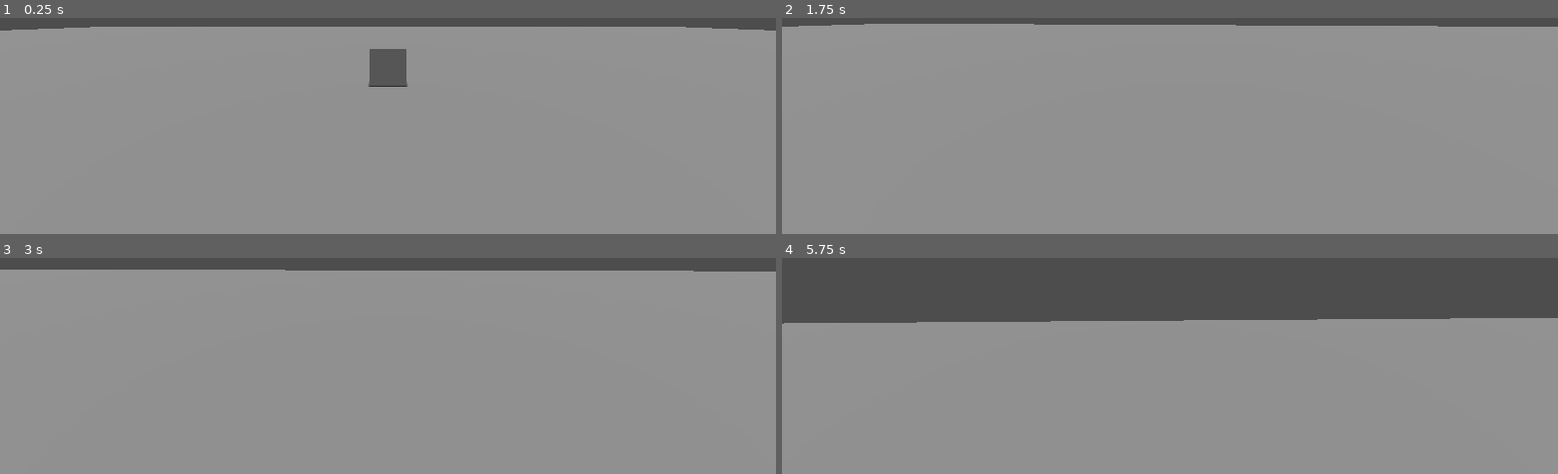
Above: before the commit, frames 1-4 (two rows, left to right).
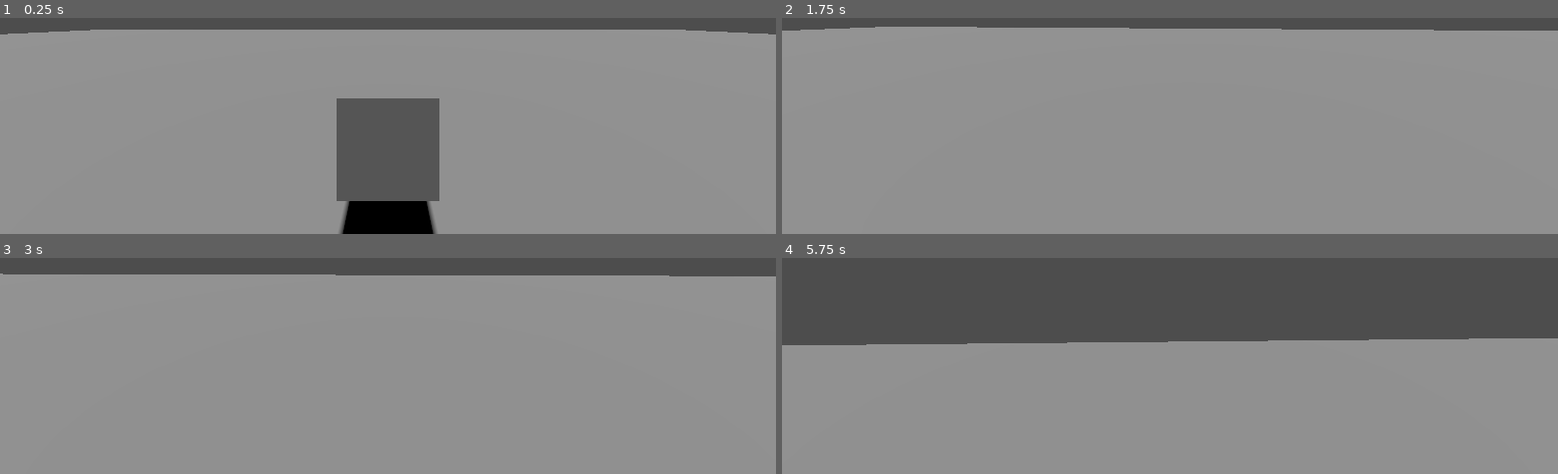
Above: after the commit, the same moments.

Repository: novialriptide/truck_inspection
Game: Godot game, scene res://scene/inspection.tscn
Same seed, same stepped clock (60 frames per second), same inputs: the game is played once before the commit and once after it.
Inputs (mouse positions are in pixels of both pictures, inside the frame that each line leads up to):
- Up to frame 1 (0.25 s): no input
- Up to frame 2 (1.75 s): move the mouse to (outside the picture) at 0.52 s; hold Shift (move_run) 0.53-1.28 s; hold W (move_forward) from 0.53 s (still down); tap Space (move_jump) at 0.77, 1.52 s; tap E (interact_select, bound only after the commit) at 0.8, 1.35 s; move the mouse to (outside the picture) at 1.27 s; tap Shift (move_run) at 1.55 s
- Up to frame 3 (3 s): keep holding W (move_forward); tap Enter at 2 s; move the mouse to (outside the picture) at 2.02 s; hold Shift (move_run) 2.03-2.78 s; tap E (interact_select, bound only after the commit) at 2.3, 2.85 s; tap Space (move_jump) at 2.75 s; move the mouse to (380, 262) at 2.77 s
- Up to frame 4 (5.75 s): keep holding W (move_forward); tap Space (move_jump) at 3.02, 3.77, 4.52 s; tap Shift (move_run) at 3.05, 4.55 s; move the mouse to (1224, 262) at 3.52 s; hold Shift (move_run) 3.53-4.28 s; tap E (interact_select, bound only after the commit) at 3.8, 4.35, 5.3 s; move the mouse to (outside the picture) at 4.27 s; move the mouse to (outside the picture) at 5.02 s; hold Shift (move_run) from 5.03 s (still down)

The runs differ from the first frame. In frame 1, 10% of the frame differs, in the area x 0-100%, y 4-100%; in frame 2, 1.6%; in frame 3, 2.2%; in frame 4, 9.8%.

Commit message:
more stuff

Diff:
--- a/entity/player/player.gd
+++ b/entity/player/player.gd
@@ -7,38 +7,59 @@
 
 @export var camera_sensitivity = 0.002
 
-@onready var head = $CameraPivot
-@onready var camera = $CameraPivot/Camera3D
-@onready var raycast = $CameraPivot/RayCast3D
+@export var is_looking_at_interactable = false
+
+@onready var headY = $CameraPivotY
+@onready var headX = $CameraPivotY/CameraPivotX
+@onready var raycast = $CameraPivotY/CameraPivotX/RayCast3D
+
+@onready var prompt_label = $IndicatorPrompt/HBoxContainer/Label
+
+func on_interact_look_at(interactable: Interactable):
+	prompt_label.set_text(interactable.prompt)
+
+func on_interact(interactable: Interactable):
+	print(interactable)
 
 func _ready():
 	Input.set_mouse_mode(Input.MOUSE_MODE_CAPTURED)
 
 func _unhandled_input(event):
 	if event is InputEventMouseMotion:
-		head.rotate_y(-event.relative.x * camera_sensitivity)
-		camera.rotate_x(-event.relative.y * camera_sensitivity)
+		headY.rotate_y(-event.relative.x * camera_sensitivity)
+		headX.rotate_x(-event.relative.y * camera_sensitivity)
 
 		# Prevent the player from doing cartwheels on the camera.
-		camera.rotation.x = clamp(camera.rotation.x, deg_to_rad(-40), deg_to_rad(60))
+		headX.rotation.x = clamp(headX.rotation.x, deg_to_rad(-40), deg_to_rad(60))
 
 func _physics_process(delta):
+	var is_running = Input.is_action_pressed("move_run")
+	var interactable = raycast.get_collider() as Interactable
+	is_looking_at_interactable = interactable != null
+	var wants_to_interact = Input.is_action_just_pressed("interact_select") and is_looking_at_interactable
+
+	var input_movement = Input.get_vector("move_left", "move_right", "move_forward", "move_backward")
+	var head_direction = (headY.transform.basis * Vector3(input_movement.x, 0, input_movement.y)).normalized()
+
+	var speed = running_speed if is_running else walking_speed
+
+	prompt_label.visible = is_looking_at_interactable
+
+	if is_looking_at_interactable:
+		on_interact_look_at(interactable)
+
+	if wants_to_interact:
+		on_interact(interactable)
+
 	if not is_on_floor():
 		velocity.y -= gravity * delta
 
 	if Input.is_action_just_pressed("move_jump") and is_on_floor():
 		velocity.y = jump_velocity
 
-	var input_direction = Input.get_vector("move_left", "move_right", "move_forward", "move_backward")
-	var direction = (head.transform.basis * Vector3(input_direction.x, 0, input_direction.y)).normalized()
-	var is_running = Input.is_action_pressed("move_run")
-
-	var speed = running_speed if is_running else walking_speed
-
-
-	if direction:
-		velocity.x = direction.x * speed
-		velocity.z = direction.z * speed
+	if head_direction:
+		velocity.x = head_direction.x * speed
+		velocity.z = head_direction.z * speed
 	else:
 		velocity.x = move_toward(velocity.x, 0, speed)
 		velocity.z = move_toward(velocity.z, 0, speed)
--- a/entity/player/player.tscn
+++ b/entity/player/player.tscn
@@ -1,6 +1,7 @@
-[gd_scene load_steps=4 format=3 uid="uid://brlqo2lplhnli"]
+[gd_scene load_steps=5 format=3 uid="uid://brlqo2lplhnli"]
 
 [ext_resource type="Script" path="res://entity/player/player.gd" id="1_v2wje"]
+[ext_resource type="PackedScene" uid="uid://ch2adkr624mm8" path="res://entity/player/prompt.tscn" id="2_67sj8"]
 
 [sub_resource type="CapsuleShape3D" id="CapsuleShape3D_dy3aq"]
 
@@ -15,11 +16,18 @@
 [node name="MeshInstance3D" type="MeshInstance3D" parent="."]
 mesh = SubResource("CapsuleMesh_0fmhk")
 
-[node name="CameraPivot" type="Marker3D" parent="."]
+[node name="CameraPivotY" type="Marker3D" parent="."]
 transform = Transform3D(1, 0, 0, 0, 1, 0, 0, 0, 1, 0, 0.489458, 0)
 
-[node name="RayCast3D" type="RayCast3D" parent="CameraPivot"]
-transform = Transform3D(1, 0, 0, 0, 1, 0, 0, 0, 1, 0, -0.489458, 0)
+[node name="CameraPivotX" type="Marker3D" parent="CameraPivotY"]
+transform = Transform3D(1, 0, 0, 0, 1, 0, 0, 0, 1, 0, 0.489458, 0)
 
-[node name="Camera3D" type="Camera3D" parent="CameraPivot"]
+[node name="RayCast3D" type="RayCast3D" parent="CameraPivotY/CameraPivotX"]
+transform = Transform3D(3, 0, 0, 0, 3, 0, 0, 0, 3, 2.08165e-12, 0, -0.576773)
+target_position = Vector3(2.08165e-12, 2.08165e-12, -1)
+collide_with_areas = true
+
+[node name="Camera3D" type="Camera3D" parent="CameraPivotY/CameraPivotX"]
 current = true
+
+[node name="IndicatorPrompt" parent="." instance=ExtResource("2_67sj8")]
--- /dev/null
+++ b/entity/player/prompt.tscn
@@ -0,0 +1,22 @@
+[gd_scene format=3 uid="uid://ch2adkr624mm8"]
+
+[node name="IndicatorPrompt" type="CanvasLayer"]
+
+[node name="HBoxContainer" type="HBoxContainer" parent="."]
+anchors_preset = 8
+anchor_left = 0.5
+anchor_top = 0.5
+anchor_right = 0.5
+anchor_bottom = 0.5
+offset_left = -100.0
+offset_top = -25.0
+offset_right = 100.0
+offset_bottom = 25.0
+grow_horizontal = 2
+grow_vertical = 2
+
+[node name="Label" type="Label" parent="HBoxContainer"]
+layout_mode = 2
+theme_override_font_sizes/font_size = 36
+text = "PLACEHOLDER TEXT"
+horizontal_alignment = 1
--- /dev/null
+++ b/interactable/interactable.gd
@@ -0,0 +1,4 @@
+extends Area3D
+class_name Interactable
+
+@export var prompt = "Press E to interact"
--- /dev/null
+++ b/interactable/interactable.tscn
@@ -0,0 +1,16 @@
+[gd_scene load_steps=4 format=3 uid="uid://vaxnsln12fn7"]
+
+[ext_resource type="Script" path="res://interactable/interactable.gd" id="1_hv8ku"]
+
+[sub_resource type="BoxShape3D" id="BoxShape3D_csod5"]
+
+[sub_resource type="BoxMesh" id="BoxMesh_37vhe"]
+
+[node name="Interactable" type="Area3D"]
+script = ExtResource("1_hv8ku")
+
+[node name="CollisionShape3D" type="CollisionShape3D" parent="."]
+shape = SubResource("BoxShape3D_csod5")
+
+[node name="MeshInstance3D" type="MeshInstance3D" parent="."]
+mesh = SubResource("BoxMesh_37vhe")
--- a/project.godot
+++ b/project.godot
@@ -57,3 +57,8 @@
 "events": [Object(InputEventKey,"resource_local_to_scene":false,"resource_name":"","device":-1,"window_id":0,"alt_press …(182 unchanged characters)…
 ]
 }
+interact_select={
+"deadzone": 0.5,
+"events": [Object(InputEventKey,"resource_local_to_scene":false,"resource_name":"","device":-1,"window_id":0,"alt_pressed":false,"shift_pressed":false,"ctrl_pressed":false,"meta_pressed":false,"pressed":false,"keycode":0,"physical_keycode":69,"key_label":0,"unicode":101,"echo":false,"script":null)
+]
+}
--- a/scene/inspection.tscn
+++ b/scene/inspection.tscn
@@ -1,6 +1,7 @@
-[gd_scene load_steps=2 format=3 uid="uid://djrdb47lfyajg"]
+[gd_scene load_steps=3 format=3 uid="uid://djrdb47lfyajg"]
 
 [ext_resource type="PackedScene" uid="uid://brlqo2lplhnli" path="res://entity/player/player.tscn" id="1_yonux"]
+[ext_resource type="PackedScene" uid="uid://vaxnsln12fn7" path="res://interactable/interactable.tscn" id="2_hc8e3"]
 
 [node name="Inspection" type="Node3D"]
 
@@ -16,6 +17,5 @@
 use_collision = true
 size = Vector3(100, 1, 100)
 
-[node name="Box" type="CSGBox3D" parent="."]
-transform = Transform3D(1, 0, 0, 0, 1, 0, 0, 0, 1, 0, 4.15639, -8.05308)
-use_collision = true
+[node name="Interactable" parent="." instance=ExtResource("2_hc8e3")]
+transform = Transform3D(1, 0, 0, 0, 1, 0, 0, 0, 1, 0, 4.71793, -3.27262)
